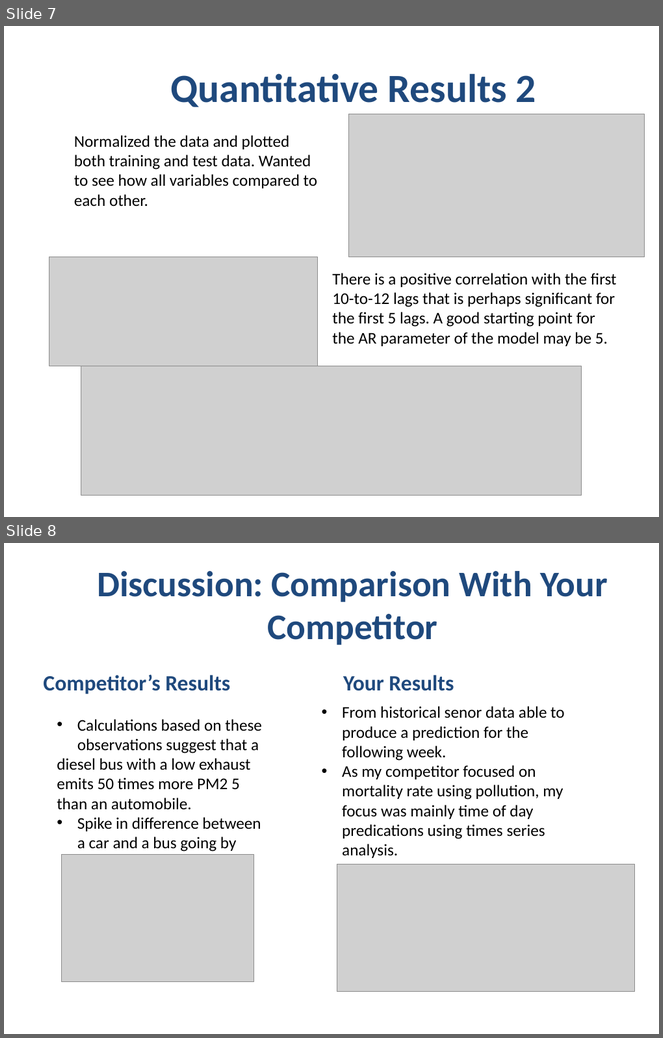
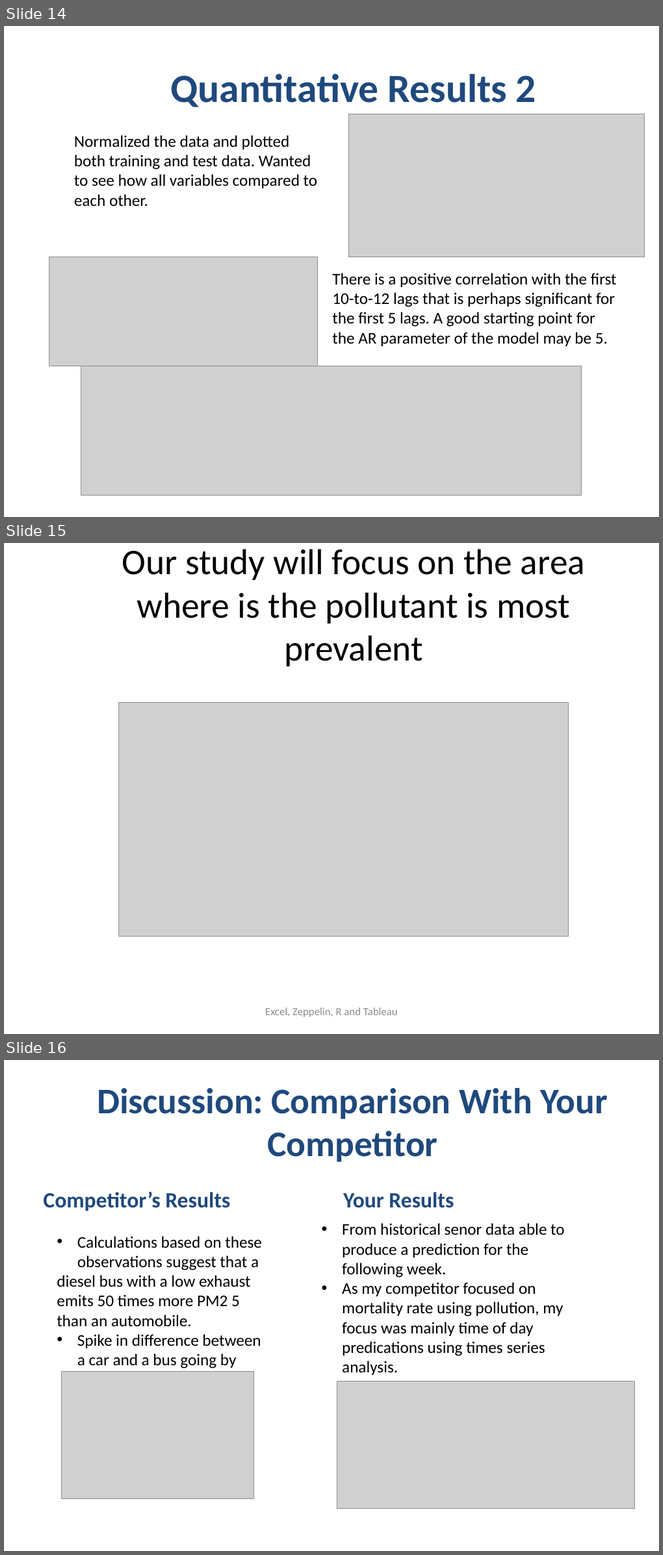
Before and after one commit to gleigh17/DS17, a slide deck: Geoffrey Leigh_CapstonePresentation.pptx. Shown one above the other, each under a label of ours: slides 7 and 8 before the commit, slides 14, 15 and 16 after it. The pictures are 663x1038 and 663x1555 pixels, drawn with LibreOffice and Linux fonts; fonts in the diff are those of the drawing; grey boxes stand for pictures; background and template pictures are left out. Boxes give left, top, right and bottom in pixels: in the first picture for what was removed or moved away, otherwise in the second. Text is boxed around its words. In the diff, an @@ line names an element or a change of style, - is before the commit and + after.

```diff
--- a/Geoffrey Leigh_CapstonePresentation.pptx
+++ b/Geoffrey Leigh_CapstonePresentation.pptx
@@ slide 15 added at (4, 543, 659, 1034), background #FFFFFF @@
@@ title added at (122, 549, 585, 624), 39.6 pt, text #000000 @@
+Our study will focus on the area where is the pollutant is most prevalent
@@ picture added at (118, 702, 569, 936) @@
@@ text added at (265, 1008, 398, 1017), 12 pt, text #8C8C8C @@
+Excel, Zeppelin, R and Tableau
@@ what was slide 7 is now slide 14 @@
@@ what was slide 8 is now slide 16 @@
```
Also in this commit, not shown: 9 other slides added.
